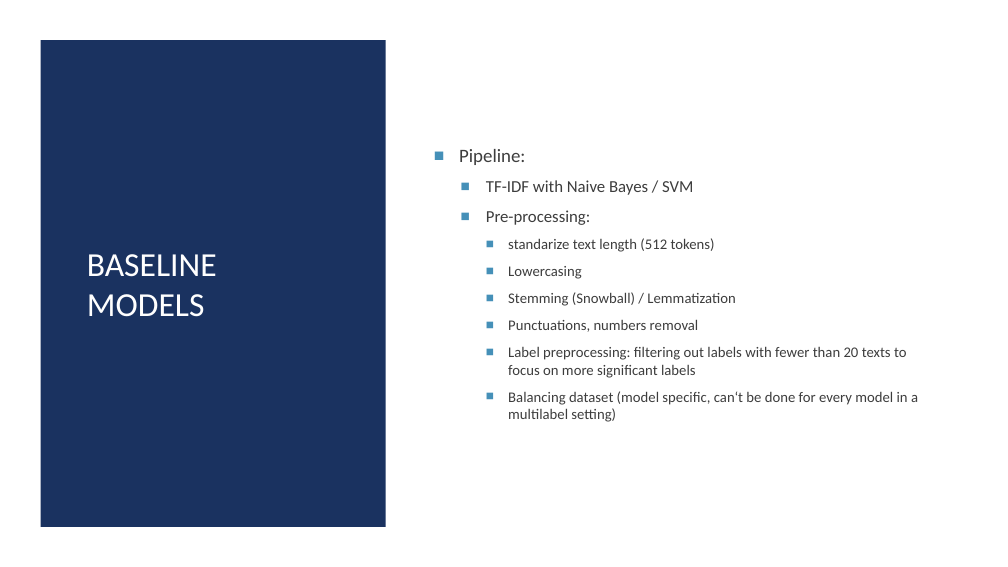
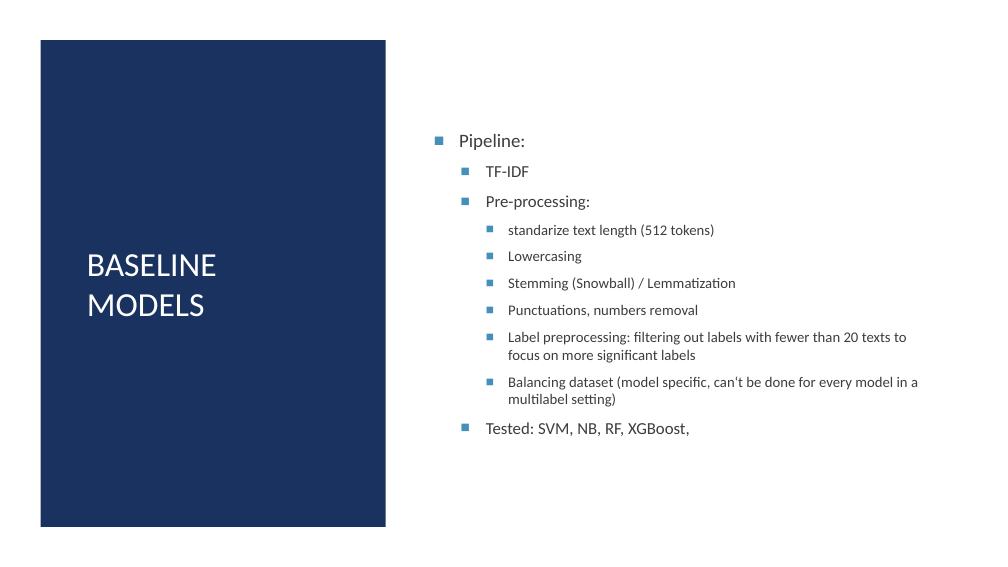
Before and after one commit to josefweibel/nlp-medical-project, a slide deck: slide 6 of presentations/Final Presentation.pptx. Drawn at 1008x567 pixels with LibreOffice and Linux fonts; fonts in the diff are those of the drawing. Boxes give left, top, right and bottom in pixels: in the first picture for what was removed or moved away, otherwise in the second. Text is boxed around its words. In the diff, an @@ line names an element or a change of style, - is before the commit and + after.

```diff
--- a/presentations/Final Presentation.pptx
+++ b/presentations/Final Presentation.pptx
@@ text at (x1=486, y1=166, x2=529, y2=177): text changed @@
-  ■ TF-IDF with Naive Bayes / SVM
+  ■ TF-IDF
@@ text at (x1=486, y1=422, x2=690, y2=436): paragraph added @@
+  ■ Tested: SVM, NB, RF, XGBoost,
```
Also in this commit, not shown: 3 other slides changed.
